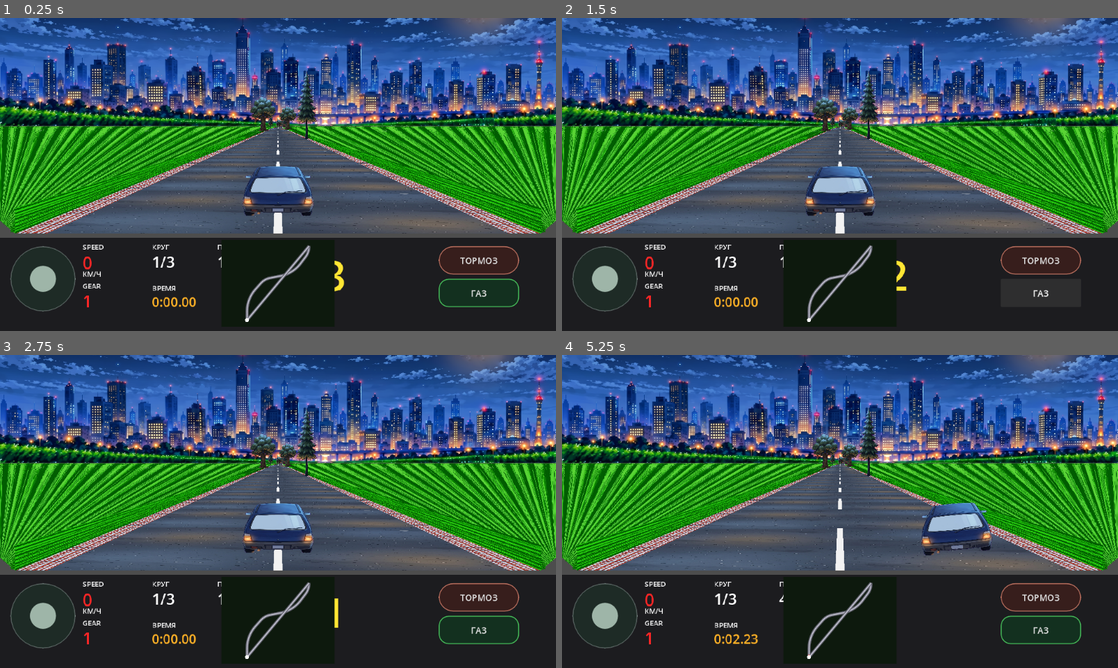
Above: before the commit, frames 1-4 (two rows, left to right).
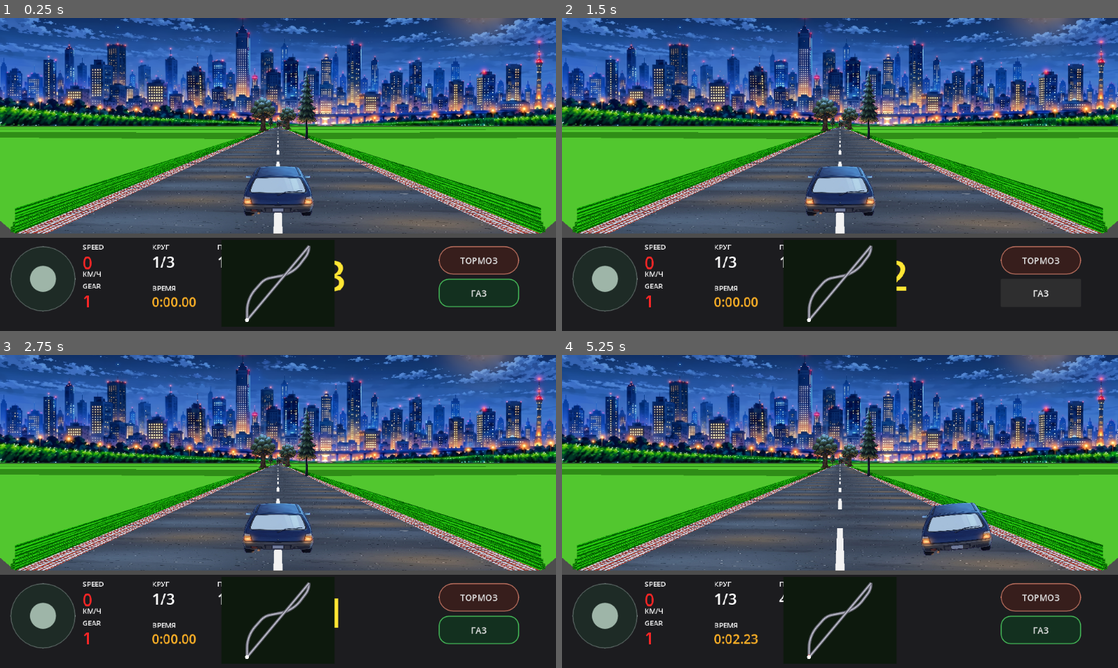
Above: after the commit, the same moments.

Repository: masterofmagic234/Arkon
Game: Godot game, scene res://scenes/level2_pseudo3d.tscn
The game is run twice, just before and just after one commit, with the same random seed, the same clock (stepped at 60 frames per second) and the same inputs.
Inputs (mouse positions are in pixels of both pictures, inside the frame that each line leads up to):
- Up to frame 1 (0.25 s): no input
- Up to frame 2 (1.5 s): click "ТОРМОЗ" at 0.5 s; click "ГАЗ" at 1.25 s
- Up to frame 3 (2.75 s): tap Enter at 2 s; move the mouse to (400, 495) at 2.02 s; hold D (race_right) from 2.03 s (still down); click (400, 495) at 2.17 s
- Up to frame 4 (5.25 s): release D (race_right) at 2.75 s; tap Space at 2.75, 5 s; drag from (728, 527) to (812, 574) at 2.77 s; tap Enter at 3.5 s; move the mouse to (895, 442) at 3.52 s; hold D (race_right) 3.53-4.25 s; drag from (812, 574) to (673, 464) at 4.27 s; move the mouse to (1006, 558) at 5.02 s; hold A (race_left) from 5.03 s (still down)

The runs differ from the first frame. In frame 1, 10% of the frame differs, in the area x 0-100%, y 34-69%; in frame 2, 10%; in frame 3, 10%; in frame 4, 10%.

Commit message:
Fix Level 2 grass field radial texture artifact

Diff:
--- a/scripts/race_renderer_pseudo3d.gd
+++ b/scripts/race_renderer_pseudo3d.gd
@@ -318,47 +318,15 @@
                 road_r1
             ])
 
-            var field_cols := PackedColorArray([
-                Color(0.16, 0.36, 0.10, 1.0),
-                Color(0.16, 0.36, 0.10, 1.0),
-                Color(0.14, 0.31, 0.08, 1.0),
-                Color(0.14, 0.31, 0.08, 1.0)
-            ])
-            draw_colored_polygon(left_field, field_cols[0])
-            draw_colored_polygon(right_field, field_cols[0])
-
-            # Texture the broad field with WORLD-ANCHORED UVs.
-            # The previous version multiplied U by perspective scale at each
-            # road endpoint. That made the outer screen edge and the road edge
-            # use different horizontal scales, producing the green radial
-            # "fan" rays visible in the Android screenshot. U must stay stable
-            # across depth; only V advances with world distance.
-            if grass_texture != null:
-                var field_v_i: float = -absolute_seg_i * GRASS_WORLD_UV_SCALE
-                var field_v_j: float = -absolute_seg_j * GRASS_WORLD_UV_SCALE
-                const FIELD_U: float = 2.5
-
-                var field_left_uvs := PackedVector2Array([
-                    Vector2(-FIELD_U, field_v_i),
-                    Vector2(0.0, field_v_i),
-                    Vector2(0.0, field_v_j),
-                    Vector2(-FIELD_U, field_v_j)
-                ])
-                var field_right_uvs := PackedVector2Array([
-                    Vector2(0.0, field_v_i),
-                    Vector2(FIELD_U, field_v_i),
-                    Vector2(FIELD_U, field_v_j),
-                    Vector2(0.0, field_v_j)
-                ])
-
-                var field_tex_cols := PackedColorArray([
-                    Color(0.78, 0.88, 0.72, 1.0),
-                    Color(0.78, 0.88, 0.72, 1.0),
-                    Color(0.78, 0.88, 0.72, 1.0),
-                    Color(0.78, 0.88, 0.72, 1.0)
-                ])
-                draw_polygon(left_field, field_tex_cols, field_left_uvs, grass_texture)
-                draw_polygon(right_field, field_tex_cols, field_right_uvs, grass_texture)
+            # The broad field is intentionally SOLID.
+            # It is a depth-filling backdrop, not a textured surface. Mapping
+            # grass_tile.png across this screen-edge trapezoid makes affine UV
+            # interpolation converge into the road and creates the radial green
+            # "fan" rays visible in the Android screenshot. Actual grass texture
+            # is reserved for the vertical roadside walls below.
+            var field_color: Color = grass_tint.darkened(0.08)
+            draw_colored_polygon(left_field, field_color)
+            draw_colored_polygon(right_field, field_color)
 
             # ---------------------------------------------------------------
             # 2) Main vertical wall immediately beside the road
